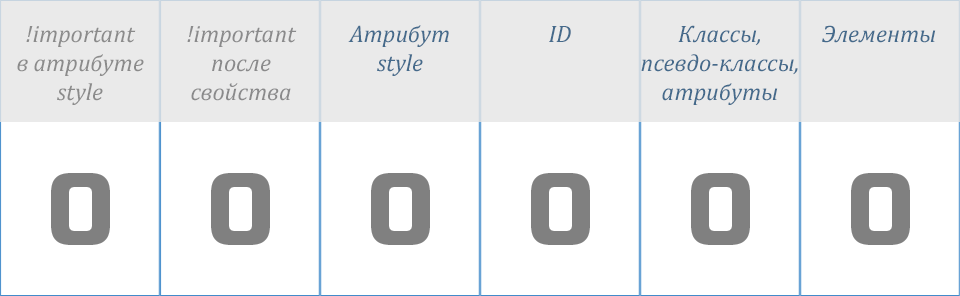
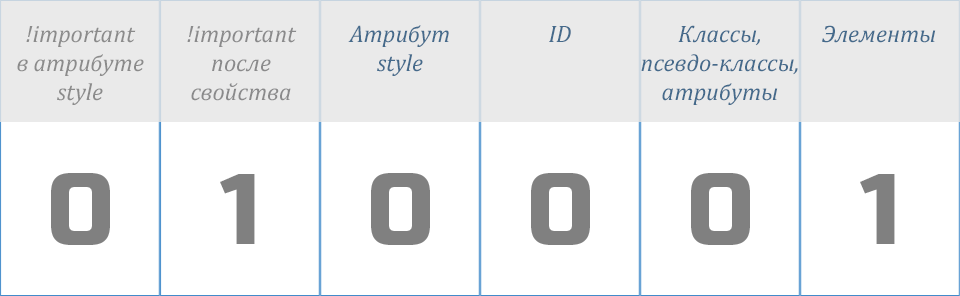
Layered file, before and after one edit (960 x 296). Changes by layer:
renamed "0 копия 4" to "1", painted on it over [851, 173, 910, 245]
renamed "0" to "1", painted on it over [211, 173, 270, 245]
